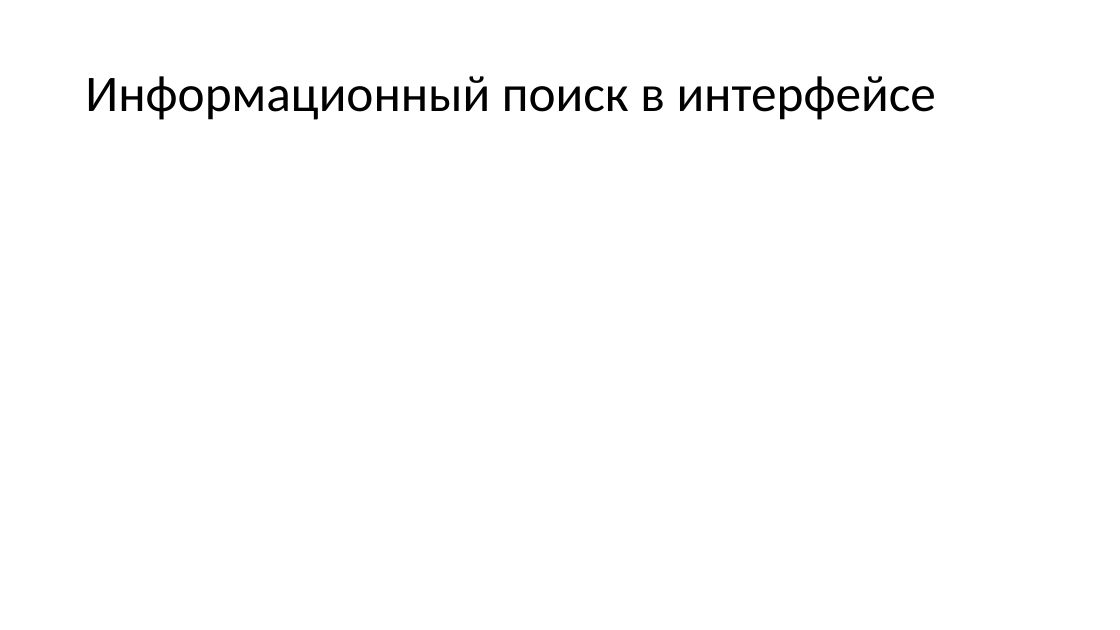
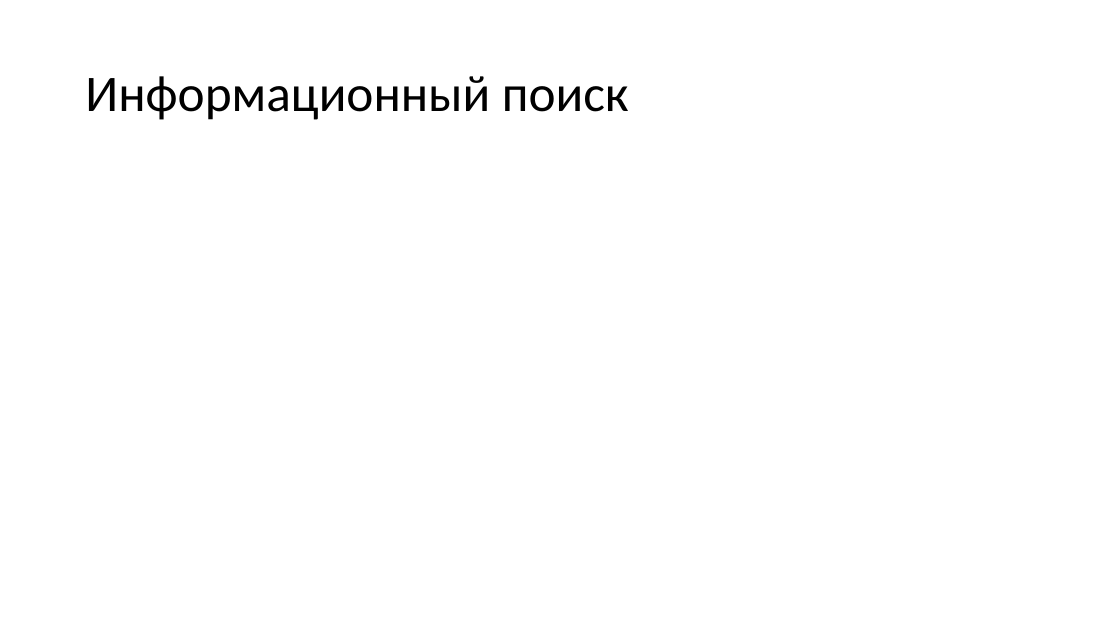
Before and after one commit to naumovda/ux, a slide deck: slide 46 of slides/ux-slides-11.pptx (slide 11 before the commit). Drawn at 1120x630 pixels with LibreOffice and Linux fonts; fonts in the diff are those of the drawing; grey boxes stand for pictures. Boxes give left, top, right and bottom in pixels: in the first picture for what was removed or moved away, otherwise in the second. Text is boxed around its words. In the diff, an @@ line names an element or a change of style, - is before the commit and + after.

```diff
--- a/slides/ux-slides-11.pptx
+++ b/slides/ux-slides-11.pptx
@@ title at [85, 76, 629, 120]: text changed @@
-Информационный поиск в интерфейсе
+Информационный поиск
```
Also in this commit, not shown: 4 other slides changed, 42 slides added, 7 other files.
